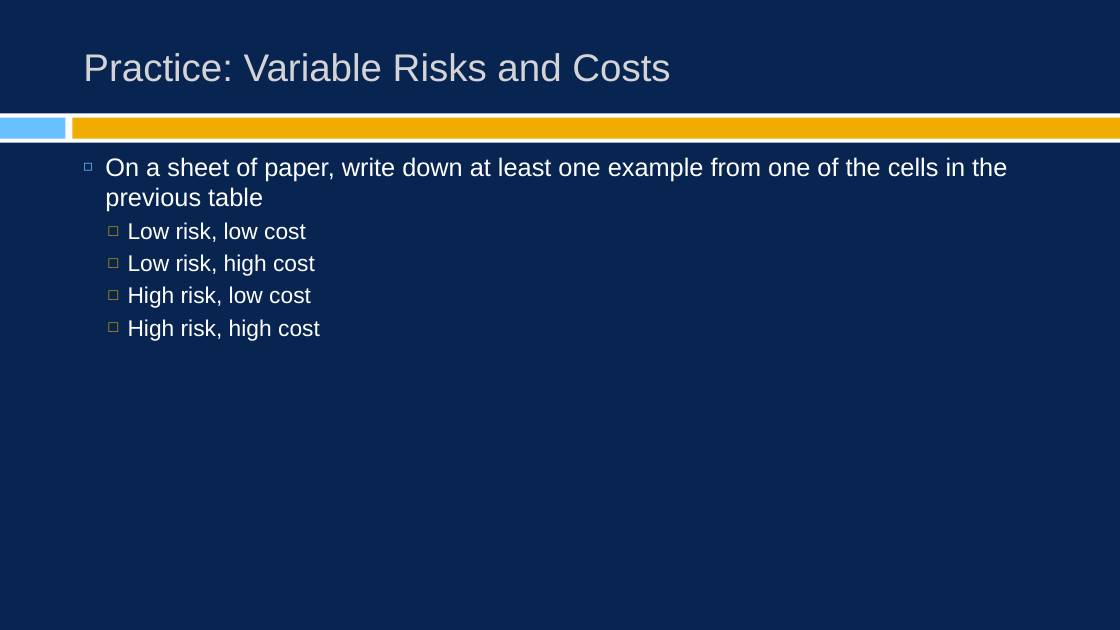
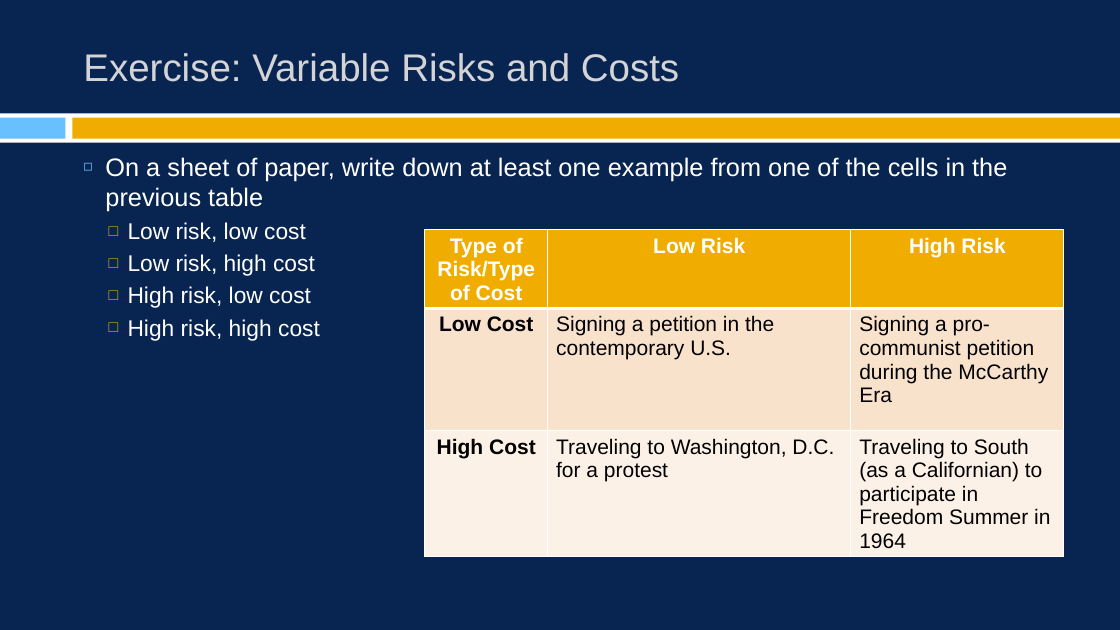
Before and after one commit to burrelvannjr/movements_csuf, a slide deck: slide 9 of ppts/notes/ch_4.pptx (slide 8 before the commit). Drawn at 1120x630 pixels with LibreOffice and Linux fonts; fonts in the diff are those of the drawing. Boxes give left, top, right and bottom in pixels: in the first picture for what was removed or moved away, otherwise in the second. Text is boxed around its words. In the diff, an @@ line names an element or a change of style, - is before the commit and + after.

Commit message:
updated ppts

```diff
--- a/ppts/notes/ch_4.pptx
+++ b/ppts/notes/ch_4.pptx
@@ title at [83,53,679,82]: text changed @@
-Practice: Variable Risks and Costs
+Exercise: Variable Risks and Costs
@@ table added at [425,230,1065,571], 3 rows, 3 columns @@
+Type of Risk/Type of Cost | Low Risk | High Risk
+Low Cost | Signing a petition in the contemporary U.S. | Signing a pro-communist petition during the McCarthy Era
+High Cost | Traveling to Washington, D.C. for a protest | Traveling to South (as a Californian) to participate in Freedom Summer in 1964
```
Also in this commit, not shown: 12 other slides changed, 3 slides added, 18 other files.
